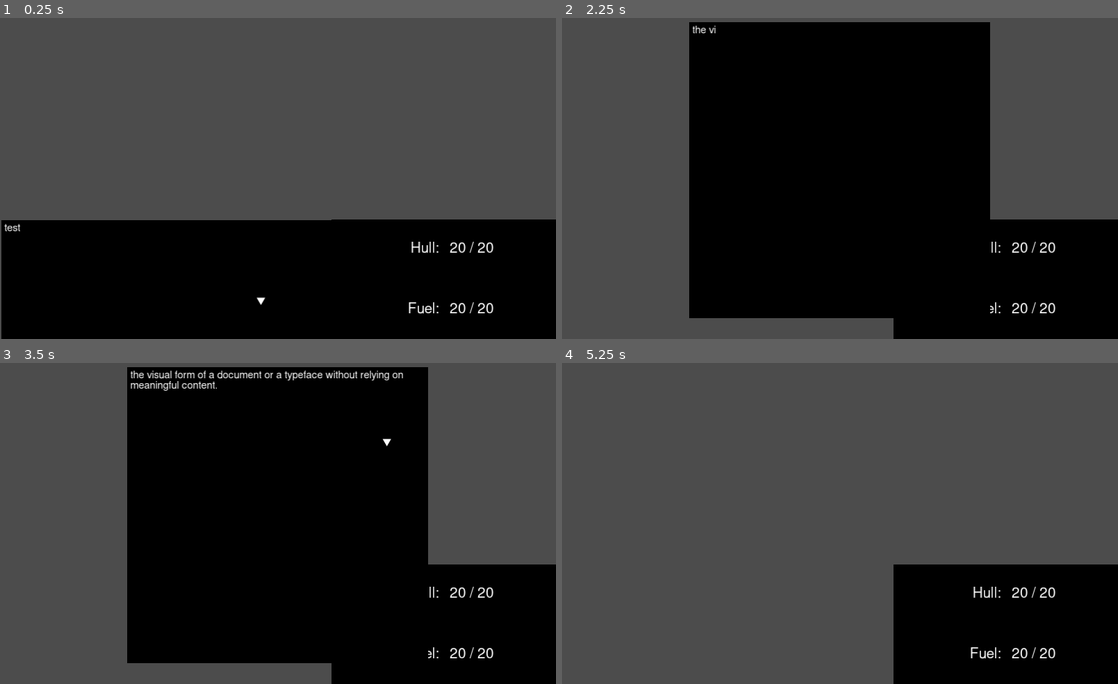
Above: before the commit, frames 1-4 (two rows, left to right).
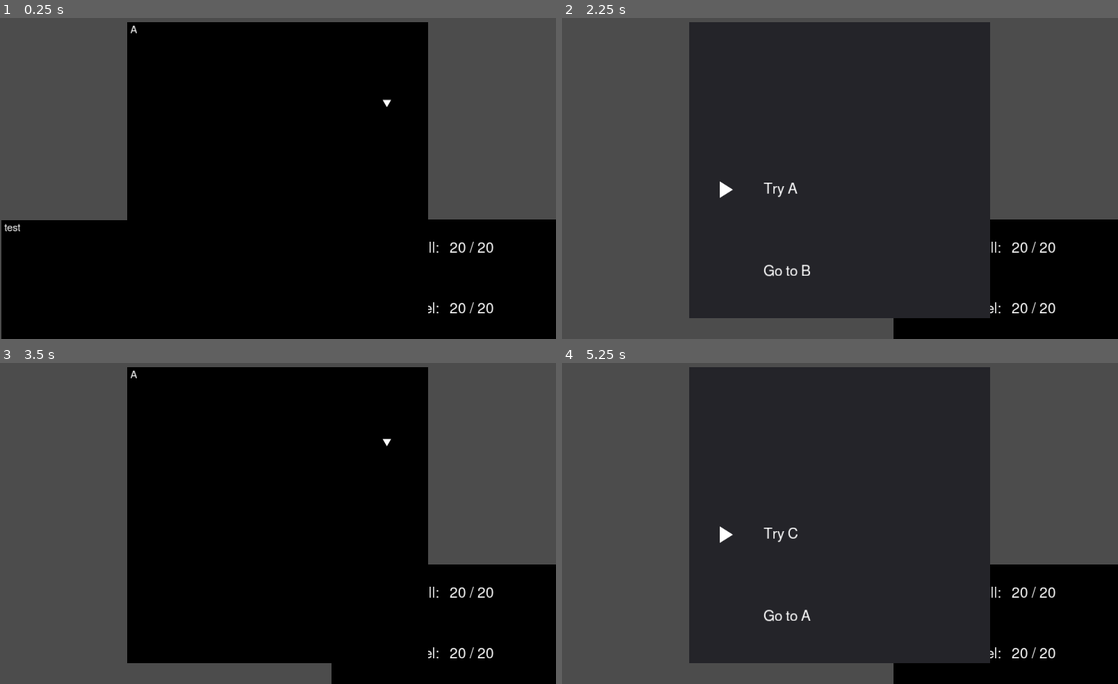
Above: after the commit, the same moments.

Repository: silverweed/ggj20
Game: Godot game, scene res://levels/Level.tscn
Same seed, same stepped clock (60 frames per second), same inputs: the game is played once before the commit and once after it.
Inputs:
- Up to frame 1 (0.25 s): no input
- Up to frame 2 (2.25 s): hold Up (ui_up) 0.53-1.28 s; hold Z (advance_text) 0.53-1.28 s; hold Down (ui_down) 1.28-2.03 s; tap Z (advance_text) at 1.35 s; tap Enter at 2 s; hold Up (ui_up) from 2.03 s (still down); hold Z (advance_text) from 2.03 s (still down)
- Up to frame 3 (3.5 s): keep holding Up (ui_up); release Z (advance_text) at 2.78 s; tap Z (advance_text) at 2.85 s
- Up to frame 4 (5.25 s): release Up (ui_up) at 3.53 s; hold Z (advance_text) 3.53-4.28 s; hold Down (ui_down) from 3.53 s (still down); tap Space at 4.25 s; tap Z (advance_text) at 4.35 s; tap Enter at 5 s; hold Z (advance_text) from 5.03 s (still down)

The runs differ from the first frame. In frame 1, 33% of the frame differs, in the area x 22-77%, y 1-93%; in frame 2, 50%, in the area x 22-77%, y 1-94%; in frame 3, 0.8%; in frame 4, 50%.

Commit message:
event chaining

Diff:
--- a/GameManager.gd
+++ b/GameManager.gd
@@ -9,6 +9,8 @@
 
 
 func _ready():
+	randomize()
+
 	globals.events.load_events("events.txt")
 	var event_uis = get_tree().get_nodes_in_group("event_ui")
 	if len(event_uis) > 0:
@@ -25,11 +27,38 @@
 		return
 
 	time += delta
-	if time > 1.0 and !fuffa:
+	if !fuffa:
 		fuffa = true
 		# FIXME TODO MADAFFACCA
-		globals.run_event("the_dragon_attacks")
+		globals.run_event("a")
 
 
 func on_event_choice_selected(event: EventTypes.Event, n_choice: int):
-	print("selected ", n_choice)
+	var next_evt = eval_event_choice_outcome(event.choices[n_choice])
+	if next_evt != "":
+		globals.run_event(next_evt)
+
+
+func eval_event_choice_outcome(choice: EventTypes.Event_Choice) -> String:
+	var stats = Globals.stats_cur
+	var chances = []
+	var cum_perc = 0
+	for outcome in choice.outcomes:
+		if outcome.chance_expr == "":
+			chances.push_back(100)
+			break
+
+		var percent = EventParser.compute_chance_expr(outcome.chance_expr, stats)
+		percent = min(100 - cum_perc, percent)
+		cum_perc += percent
+		chances.push_back(cum_perc)
+		if cum_perc >= 100:
+			break
+
+	var r = rand_range(0, 100)
+	for i in range(0, len(chances)):
+		if r <= chances[i]:
+			return choice.outcomes[i].linked_event
+
+	assert(len(choice.outcomes) == 0, "Choice not made!")
+	return ""
--- a/events/EventParser.gd
+++ b/events/EventParser.gd
@@ -219,16 +219,24 @@
 			var left_right = token.value.split(splitter)
 			if len(left_right) == 1: continue
 			var actual_ident = left_right[0]
+			if !stats.has(actual_ident):
+				return 0.0
 			var num = float(left_right[1])
 			match splitter:
 				">": return float(stats[actual_ident] > num)
 				">=": return float(stats[actual_ident] >= num)
 				"<": return float(stats[actual_ident] < num)
 				"<=": return float(stats[actual_ident] <= num)
+
+		if !stats.has(token.value):
+			return 0.0
+
 		print("[note] ", token.value, " = ", stats[token.value])
 		return stats[token.value]
+
 	elif token.type == Token_Type.Num:
 		return token.value
+
 	else:
 		assert(false)
 		return 0.0
--- a/events/EventsDB.gd
+++ b/events/EventsDB.gd
@@ -18,7 +18,7 @@
 	f.open(fname, File.READ)
 	events = EventParser.parse_all_events(f)
 	f.close()
-	debug_print_events(events)
+#	debug_print_events(events)
 
 
 
--- a/ui/ChoicesContainer.gd
+++ b/ui/ChoicesContainer.gd
@@ -49,6 +49,7 @@
 		self.selected = (selected - 1 + displayed) % displayed
 
 	elif event.is_action_pressed("advance_text"):
+		print("hide")
+		owner.hide()
 		emit_signal("choice_selected", selected)
-		get_parent().hide()
 		set_process_input(false)
--- a/ui/EventUI.gd
+++ b/ui/EventUI.gd
@@ -14,10 +14,12 @@
 	$"/root/Globals".connect("event_started", self, "on_event_started")
 	description.connect("all_displayed", self, "on_all_displayed")
 	choices.connect("choice_selected", self, "on_choice_selected")
+	choices.owner = self
 
 
 func _on_EventUI_visibility_changed():
-	description.display_all(event_description.split("\n\n"))
+	if visible:
+		description.display_all(event_description.split("\n\n"))
 
 
 func on_event_started(event: EventTypes.Event):
@@ -27,7 +29,10 @@
 
 
 func on_all_displayed():
-	choices.show_choices(["choice A", "choice B", "choice C"])
+	var choice_desc = []
+	for c in cur_event.choices:
+		choice_desc.push_back(c.description)
+	choices.show_choices(choice_desc)
 
 
 func on_choice_selected(n: int):
--- a/ui/HUD.gd
+++ b/ui/HUD.gd
@@ -5,8 +5,3 @@
 # Called when the node enters the scene tree for the first time.
 func _ready():
 	dialog.display_all(["test", "test", "such test"])
-
-
-func _input(event):
-	if event.is_action_pressed("advance_text"):
-		$"/root/Globals".add_stat("Hull", -5)
Not shown, changed: events.txt
